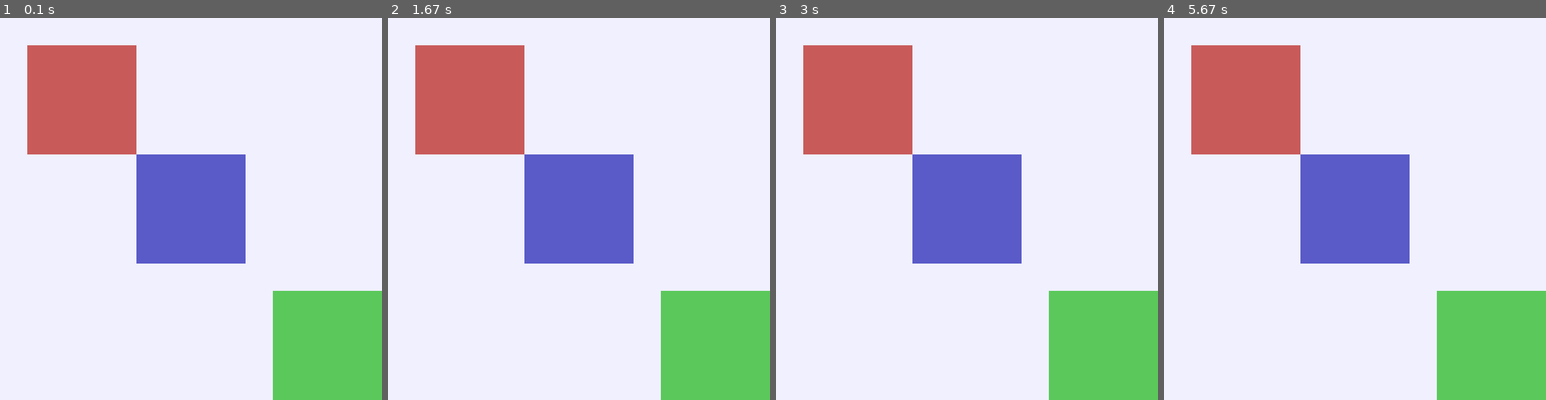
Above: before the commit, frames 1-4 (left to right).
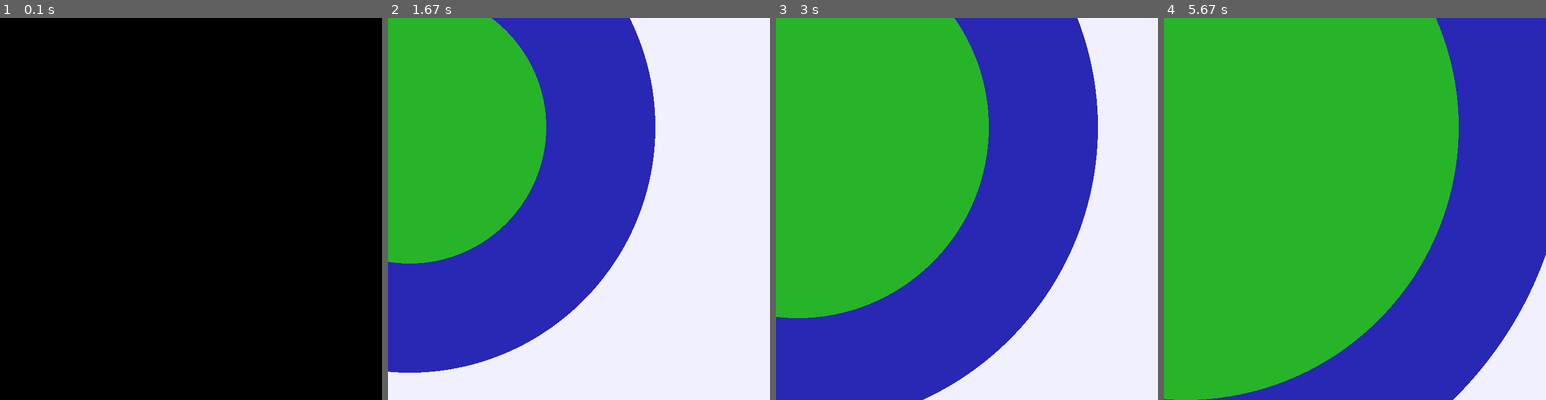
Above: after the commit, the same moments.

Repository: AYLATHEPOOKIE/June-2025
Game: pygame game, started from pygameintro.py
Same seed, same stepped clock (60 frames per second), same inputs: the game is played once before the commit and once after it.
Inputs (mouse positions are in pixels of both pictures, inside the frame that each line leads up to):
- Up to frame 1 (0.1 s): no input
- Up to frame 2 (1.67 s): press the mouse at (582, 235) at 0.37 s; move the mouse to (533, 224) at 0.47 s; release the mouse at (487, 212) at 0.6 s; press the mouse at (582, 235) at 0.7 s; move the mouse to (609, 155) at 0.8 s; release the mouse at (636, 75) at 0.93 s; press the mouse at (582, 235) at 1.27 s; move the mouse to (582, 155) at 1.37 s; release the mouse at (586, 79) at 1.5 s
- Up to frame 3 (3 s): press the mouse at (970, 235) at 1.87 s; move the mouse to (970, 243) at 1.97 s; release the mouse at (970, 251) at 2.1 s; press the mouse at (970, 235) at 2.6 s; move the mouse to (1016, 251) at 2.7 s; release the mouse at (1066, 270) at 2.83 s
- Up to frame 4 (5.67 s): press the mouse at (1358, 235) at 3.4 s; move the mouse to (1404, 205) at 3.5 s; release the mouse at (1454, 174) at 3.63 s; press the mouse at (1358, 235) at 4.27 s; move the mouse to (1423, 205) at 4.37 s; release the mouse at (1492, 178) at 4.5 s; press the mouse at (1358, 235) at 5.17 s; move the mouse to (1423, 258) at 5.27 s; release the mouse at (1488, 285) at 5.4 s

The runs differ from the first frame. In frame 1, 100% of the frame differs, in the area x 0-100%, y 0-100%; in frame 2, 64%; in frame 3, 83%; in frame 4, 100%.

Commit message:
Add files via upload

Diff:
--- a/pygameintro.py
+++ b/pygameintro.py
@@ -3,7 +3,7 @@
 
 screen=pygame.display.set_mode((700,700))
 
-class rectanglesss:
+"""class rectanglesss:
     def __init__(self,colour,dimensions):
         self.colour=colour
         self.dimensions=dimensions
@@ -24,4 +24,38 @@
     rectred.shapefactorie()
     rectblue.shapefactorie()
     rectgreen.shapefactorie()
-    pygame.display.update()
+    pygame.display.update()"""
+
+class drawcircles():
+    def __init__(self,colour,position,radius):
+        self.colour=colour
+        self.position=position
+        self.radius=radius
+        self.screen=screen
+    def drawingonscreen(self):
+        pygame.draw.circle(self.screen,self.colour,self.position,self.radius)
+
+    def increaseradius(self):
+        self.radius+=50
+        pygame.draw.circle(self.screen,self.colour,self.position,self.radius)
+
+circlegreen=drawcircles((40,180,40),(40,200),100)
+circlered=drawcircles((180,40,40),(40,200),200)
+circleblue=drawcircles((40,40,180),(40,200),300)
+
+while True:
+    screen.fill((240,240,255))
+    for event in pygame.event.get():
+        if event.type==pygame.QUIT:
+            exit()
+        if event.type==pygame.MOUSEBUTTONDOWN:
+
+            circlered.drawingonscreen()
+            circleblue.drawingonscreen()
+            circlegreen.drawingonscreen()
+            pygame.display.update()
+        if event.type==pygame.MOUSEBUTTONUP:
+            circlered.increaseradius()
+            circleblue.increaseradius()
+            circlegreen.increaseradius()
+            pygame.display.update()
